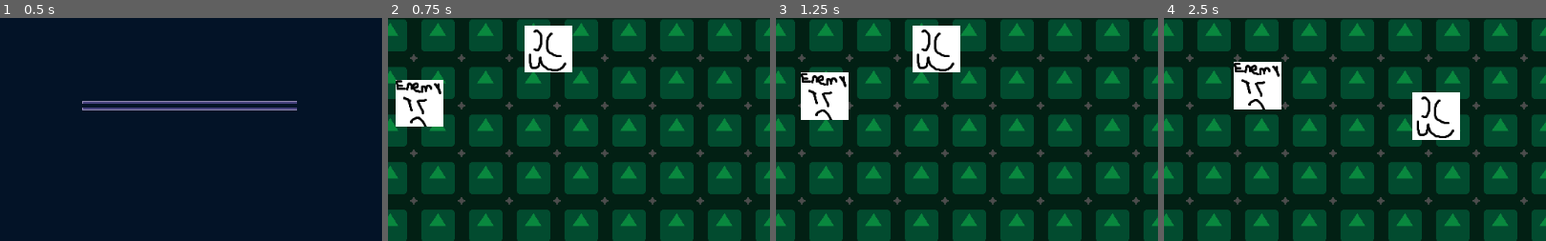
Above: before the commit, frames 1-4 (left to right).
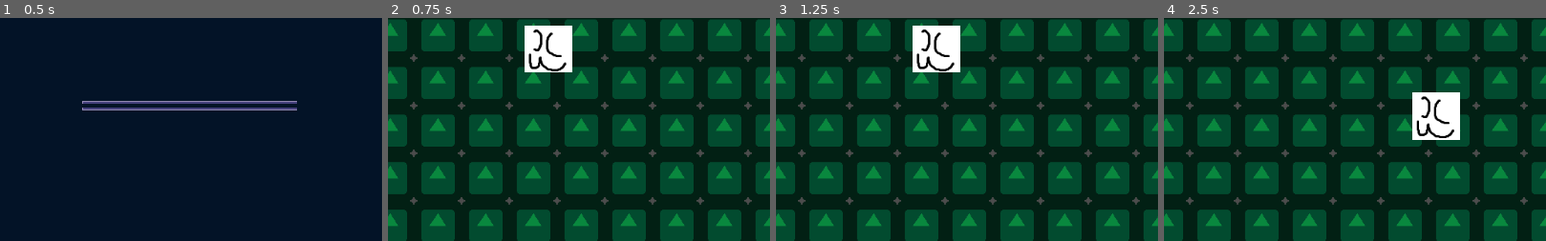
Above: after the commit, the same moments.

Repository: IAmBot102102/TheHereticKnight
Game: Godot game, scene res://Scenes/UI/MainMenu.tscn
The game is run twice, just before and just after one commit, with the same random seed, the same clock (stepped at 60 frames per second) and the same inputs. The engine's default icon, where the game draws it, is replaced by a stand-in: a white triangle on a blue panel in a dark square.
Inputs:
- Up to frame 1 (0.5 s): no input
- Up to frame 2 (0.75 s): click "Play" at 0.5 s
- Up to frame 3 (1.25 s): no input
- Up to frame 4 (2.5 s): tap Enter at 1.25 s; hold Right (ui_right) 1.28-2.03 s; hold Down (ui_down) from 2.03 s (still down)
The pictures show only the part of the screen within x 47-97%, y 30-80%; the shares and areas given below are measured in that part.

Frame 1 is identical in both runs. In frame 2, 2.6% of the frame differs, in the area x 2-15%, y 27-49%; in frame 3, 2.6%; in frame 4, 2.7%, in the area x 18-31%, y 19-42%.
Error before the commit: Parse Error: Unexpected keyword "break" outside a loop. (res://Scripts/Inventory/Inventory.gd:42)

Commit message:
Inventory now properly adds and removes items

Diff:
--- a/Scenes/Entity/Entity.tscn
+++ b/Scenes/Entity/Entity.tscn
@@ -1,8 +1,7 @@
-[gd_scene load_steps=5 format=2]
+[gd_scene load_steps=4 format=2]
 
 [ext_resource path="res://Scripts/Entity/Entity.gd" type="Script" id=1]
 [ext_resource path="res://Scripts/Inventory/Inventory.gd" type="Script" id=2]
-[ext_resource path="res://Scripts/Item/Item.gd" type="Script" id=3]
 
 [sub_resource type="RectangleShape2D" id=1]
 extents = Vector2( 32, 32 )
@@ -13,9 +12,6 @@
 [node name="Inventory" type="Node" parent="."]
 script = ExtResource( 2 )
 
-[node name="Item" type="Node" parent="Inventory"]
-script = ExtResource( 3 )
-
 [node name="Sprite" type="Sprite" parent="."]
 
 [node name="Shape" type="CollisionShape2D" parent="."]
--- a/Scenes/Entity/Player.tscn
+++ b/Scenes/Entity/Player.tscn
@@ -1,19 +1,11 @@
-[gd_scene load_steps=5 format=2]
+[gd_scene load_steps=4 format=2]
 
 [ext_resource path="res://Scenes/Entity/Entity.tscn" type="PackedScene" id=1]
 [ext_resource path="res://Scripts/Entity/Player.gd" type="Script" id=2]
 [ext_resource path="res://Assets/Sprites/person.png" type="Texture" id=3]
 
-[sub_resource type="RectangleShape2D" id=1]
-extents = Vector2( 33, 33 )
-
-[node name="Player" instance=ExtResource( 1 )]
+[node name="Player" index="0" instance=ExtResource( 1 )]
 script = ExtResource( 2 )
 
-[node name="Sprite" parent="." index="0"]
+[node name="Sprite" parent="." index="1"]
 texture = ExtResource( 3 )
-
-[node name="Area2D" type="Area2D" parent="." index="2"]
-
-[node name="CollisionShape2D" type="CollisionShape2D" parent="Area2D" index="0"]
-shape = SubResource( 1 )
--- a/Scenes/World.tscn
+++ b/Scenes/World.tscn
@@ -1,8 +1,7 @@
-[gd_scene load_steps=4 format=2]
+[gd_scene load_steps=3 format=2]
 
 [ext_resource path="res://Assets/Tiles/Sets/WorldTilemap.tres" type="TileSet" id=1]
 [ext_resource path="res://Scenes/Entity/Player.tscn" type="PackedScene" id=2]
-[ext_resource path="res://Scenes/Entity/Enemy/TrackingEnemy.tscn" type="PackedScene" id=3]
 
 [node name="World" type="Node2D"]
 
@@ -16,6 +15,3 @@
 
 [node name="Player" parent="." instance=ExtResource( 2 )]
 position = Vector2( 180.251, -76.2602 )
-
-[node name="TrackingEnemy" parent="." instance=ExtResource( 3 )]
-Speed = 50
--- a/Scripts/Entity/Entity.gd
+++ b/Scripts/Entity/Entity.gd
@@ -1,8 +1,10 @@
 extends KinematicBody2D
 class_name Entity
+
 # The programmer can edit these in the inspector. Easy to change.
 export var Health := 100
 export var Speed := 200
+
 # Emitted when move_and_collide returns a body
 signal collided (body)
 # Emitted when Health is lower than 0
@@ -20,6 +22,16 @@
 	if Health < 0:
 		emit_signal("killed")
 
+"""
+# TODO
+
+Emitting a signal *every frame* isn't great for performance, and
+should be changed in the future. For stuff like this, a programmer
+could probably call a function to handle the collision instead.
+When attacks are implemented, this function will probably no longer
+be needed, as all interactions will probably be handled using
+an "on_interact" signal.
+"""
 func _physics_process(delta):
 	# Moves the body along while detecting colliding bodies.
 	var body := move_and_collide(movement(delta))
--- a/Scripts/Entity/Player.gd
+++ b/Scripts/Entity/Player.gd
@@ -4,9 +4,13 @@
 The main player script contains Input, Movement and
 various other things for the user to control.
 """
-var DirectionFaced = "RIGHT"
+
+# Used for _find_dir()
+enum _direction { LEFT, RIGHT, UP, DOWN }
+
 var movedir := Vector2()
-var collisionWithEnemy = false
+var collisionWithEnemy := false
+
 func _ready():
 	add_to_group("playable", true)
 	add_to_group("trackable", true)
@@ -26,19 +30,20 @@
 		var DOWN = Input.is_action_pressed("ui_down")
 		movedir.x = -int(LEFT) + int(RIGHT)
 		movedir.y = -int(UP) + int(DOWN)
-		if LEFT == true:
-			DirectionFaced = "LEFT"
-		if RIGHT == true:
-			DirectionFaced = "RIGHT"
-		if UP == true:
-			DirectionFaced = "UP"
-		if DOWN == true:
-			DirectionFaced = "DOWN"
-
 
 func movement(delta) -> Vector2:
-	if collisionWithEnemy == false:
-		return movedir.normalized() * Speed * delta
-	else:
-		collisionWithEnemy = false
-		return movedir.normalized() * Speed * delta * -10
+	print(movedir)
+	if collisionWithEnemy: movedir *= -5
+	return movedir.normalized() * Speed * delta
+
+func _find_dir() -> int:
+	"""
+	Since the only possible values for "movedir" right now could
+	be Vector2 constants, we'll match to those.
+	"""
+	match movedir:
+		Vector2.RIGHT: return _direction.RIGHT
+		Vector2.LEFT: return _direction.LEFT
+		Vector2.DOWN: return _direction.DOWN
+		Vector2.UP: return _direction.UP
+	return -1
--- a/Scripts/Inventory/Inventory.gd
+++ b/Scripts/Inventory/Inventory.gd
@@ -31,15 +31,28 @@
 		"""
 		If the size is larget than one, stick null entries
 		into the array, then leave one slot for the actual item
-		on top.
+		on top. If the size of the item is 1, then nothing would
+		happen anyway, since "size() + 0" is just "resize(size())"
 		"""
 		items.resize(items.size() + (item.Size - 1))
 	items.append(item)
 	emit_signal("item_added", item)
 
-func remove_item(item) -> bool:
-	match typeof(item):
-		TYPE_STRING: break
-		TYPE_ARRAY: break
-		TYPE_INT: break
-	return false
+func remove_item(item : Item):
+	"""
+	# TODO
+
+	"find()" isn't very performant, and should be replaced with
+	a custom search algorithm. Items themselves are queried for
+	the search, and should use an index instead.
+
+	Add a "remove_item()" function that uses an index from an
+	inventory instead. Item names could be useful, too.
+	"""
+	var idx := items.find(item)
+	items.remove(idx)
+	print(idx)
+	# This removes the null entries that came before it.
+	if item.Size > 1:
+		for i in range(1, item.Size):
+			items.remove(idx - i)
--- a/Scripts/Item/Item.gd
+++ b/Scripts/Item/Item.gd
@@ -13,8 +13,9 @@
 """
 
 """
-Item rarity. Though not implemented YET, It's here
-as sort of a #TODO.
+# TODO.
+
+Implement item rarity (or drop chance)
 """
 enum Rarity {
 	COMMON, UNCOMMON, RARE, LEGENDARY
@@ -36,6 +37,6 @@
 of slots available in the players' inventory (Bags), or
 something they have equipped that changes a certain stat.
 
-Flag constants are loaded as a global
+Flag constants are loaded as a global.
 """
 var modifiers : Array
--- a/Scripts/Item/ItemFlag.gd
+++ b/Scripts/Item/ItemFlag.gd
@@ -8,6 +8,10 @@
 
 The single enum below is bound to the script, so
 you can call any flag with "ItemFlag.FLAG"
+
+This may be removed in the future, as matching different
+flags in a plethora of nested if-else statements results
+in total chaos.
 """
 enum {
 	# Checked when the item modifies an inventory size.
